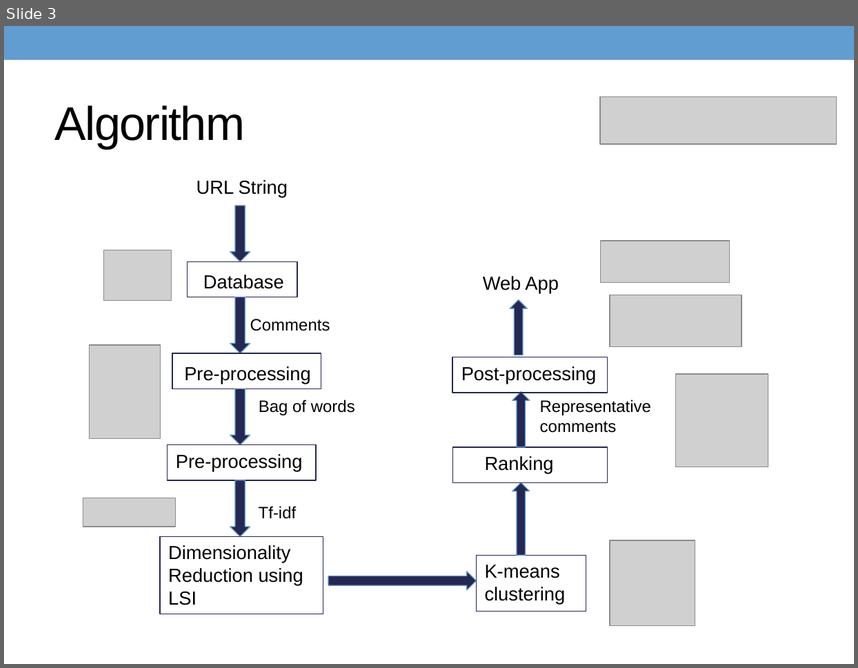
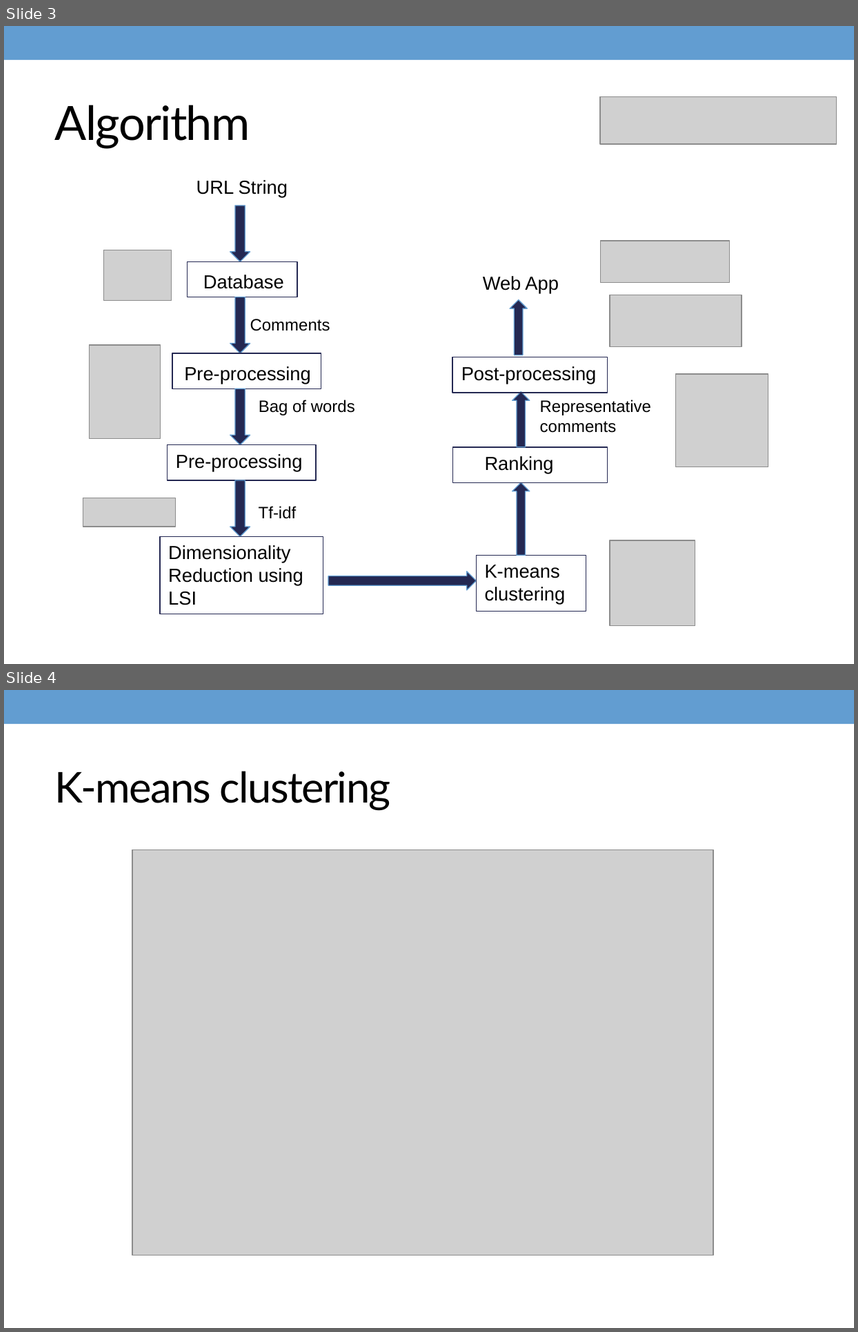
Before and after one commit to milindal/insightDemo-milinda, a slide deck: presentations/Milinda_Lakkam_Week3Demo.pptx. Shown one above the other, each under a label of ours: slide 3 before the commit, slides 3 and 4 after it. The pictures are 858x668 and 858x1332 pixels, drawn with LibreOffice and Linux fonts; fonts in the diff are those of the drawing; grey boxes stand for pictures. Boxes give left, top, right and bottom in pixels: in the first picture for what was removed or moved away, otherwise in the second. Text is boxed around its words. In the diff, an @@ line names an element or a change of style, - is before the commit and + after.

Commit message:
changed the front end and ordered clusters by cluster size

```diff
--- a/presentations/Milinda_Lakkam_Week3Demo.pptx
+++ b/presentations/Milinda_Lakkam_Week3Demo.pptx
@@ slide 4 added at [4,690,854,1328], background #FFFFFF; not listed: 1 template element that a slide beside it also shows @@
@@ title added at [55,771,391,810], 36 pt, text #000000 @@
+K-means clustering
@@ picture added at [132,850,713,1254] @@
@@ slide 3 changed as well @@
@@ title "Algorithm" at [55,105,250,149]: font Arial to Lato @@
```
Also in this commit, not shown: 4 other slides changed, 1 slide removed, 16 other files.
